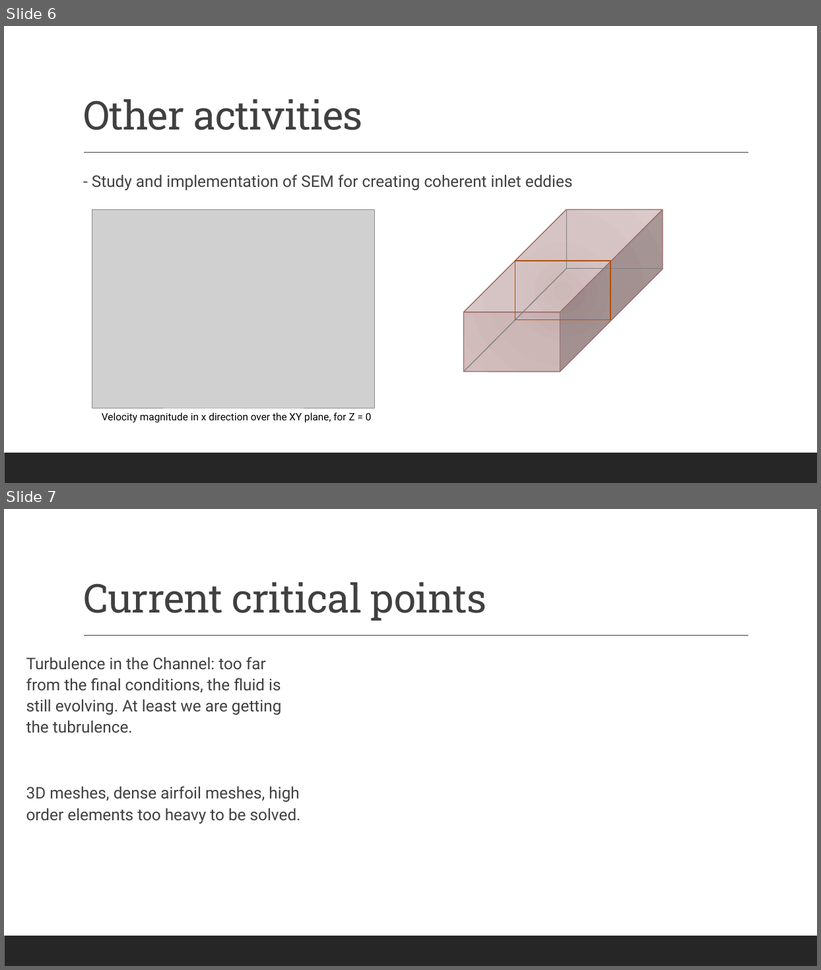
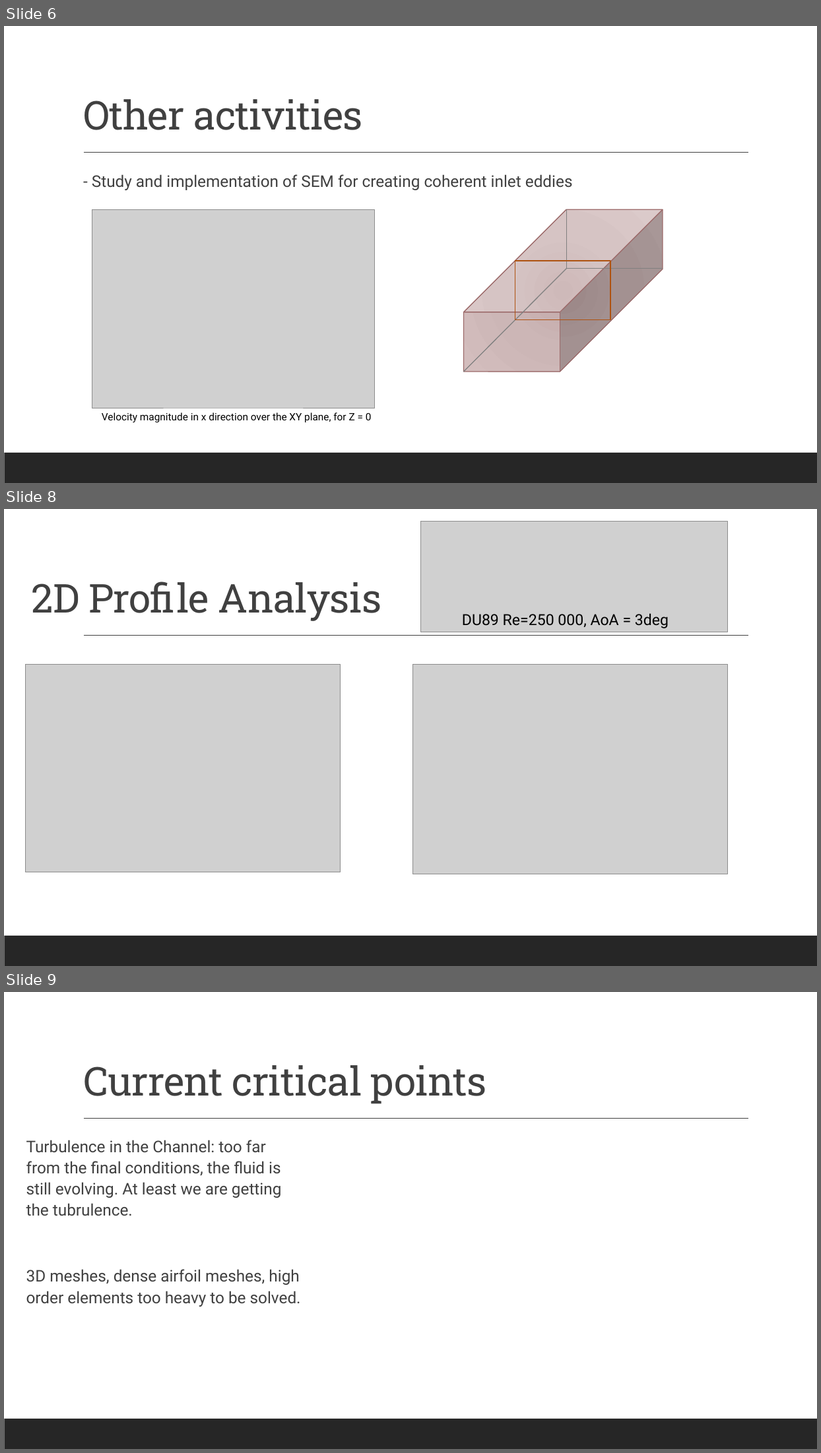
Before and after one commit to carlodev/Presentations, a slide deck: Evaluations/1_year_evaluation.pptx. Shown one above the other, each under a label of ours: slides 6 and 7 before the commit, slides 6, 8 and 9 after it; the slides between them are not shown. The pictures are 821x970 and 821x1453 pixels, drawn with LibreOffice and Linux fonts; fonts in the diff are those of the drawing; grey boxes stand for pictures. Boxes give left, top, right and bottom in pixels: in the first picture for what was removed or moved away, otherwise in the second. Text is boxed around its words. In the diff, an @@ line names an element or a change of style, - is before the commit and + after.

Commit message:
update

```diff
--- a/Evaluations/1_year_evaluation.pptx
+++ b/Evaluations/1_year_evaluation.pptx
@@ slide 8 added at (4,509,817,966), background #FFFFFF; not listed: 2 template elements that a slide beside it also shows @@
@@ picture added at (421,521,727,632) @@
@@ title added at (32,582,382,621), 47 pt, text #404040 @@
+2D Profile Analysis
@@ text added at (462,613,669,628), 18 pt, text #000000 @@
+DU89 Re=250 000, AoA = 3deg
@@ picture added at (25,665,340,873) @@
@@ picture added at (413,665,727,875) @@
@@ what was slide 7 is now slide 9 @@
```
Also in this commit, not shown: 1 other slide added.
